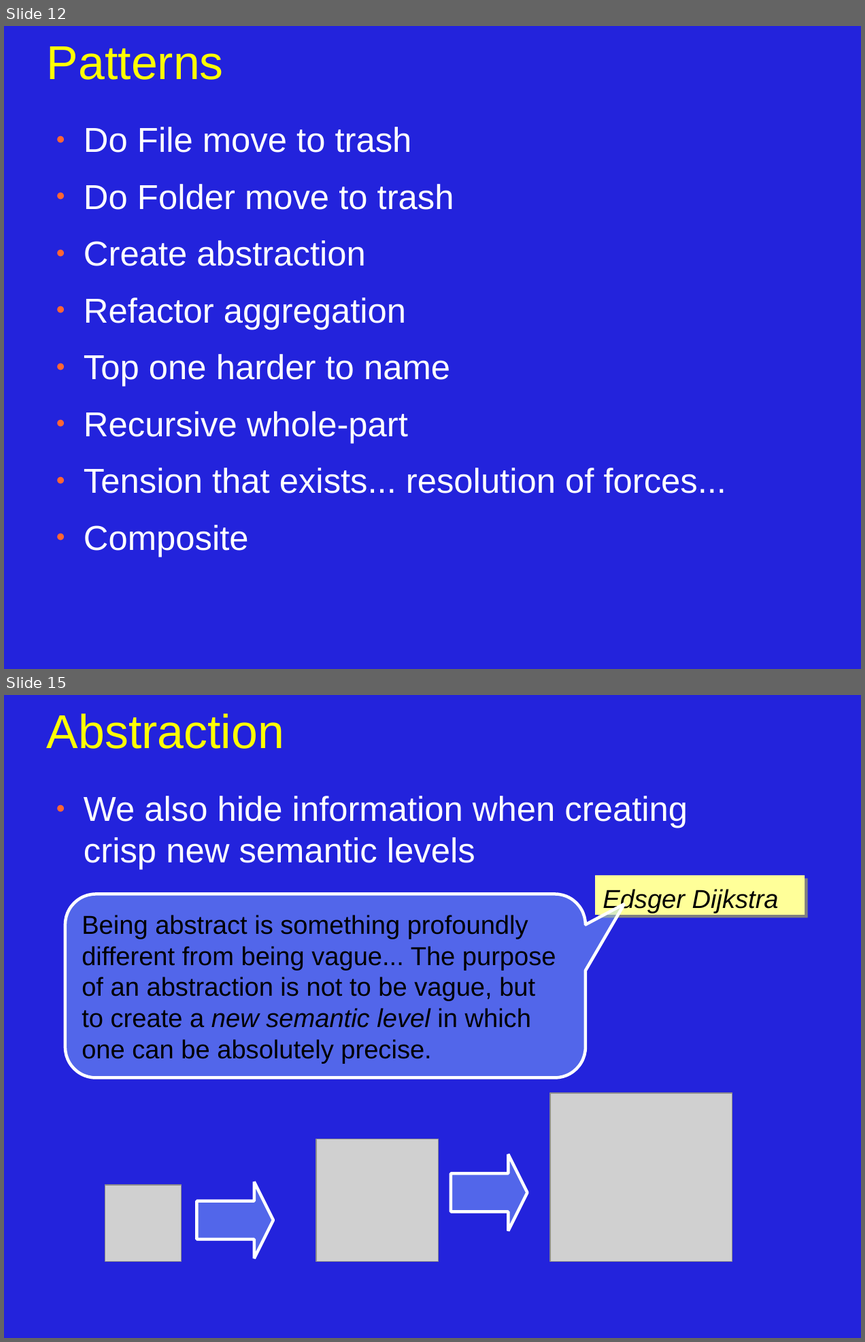
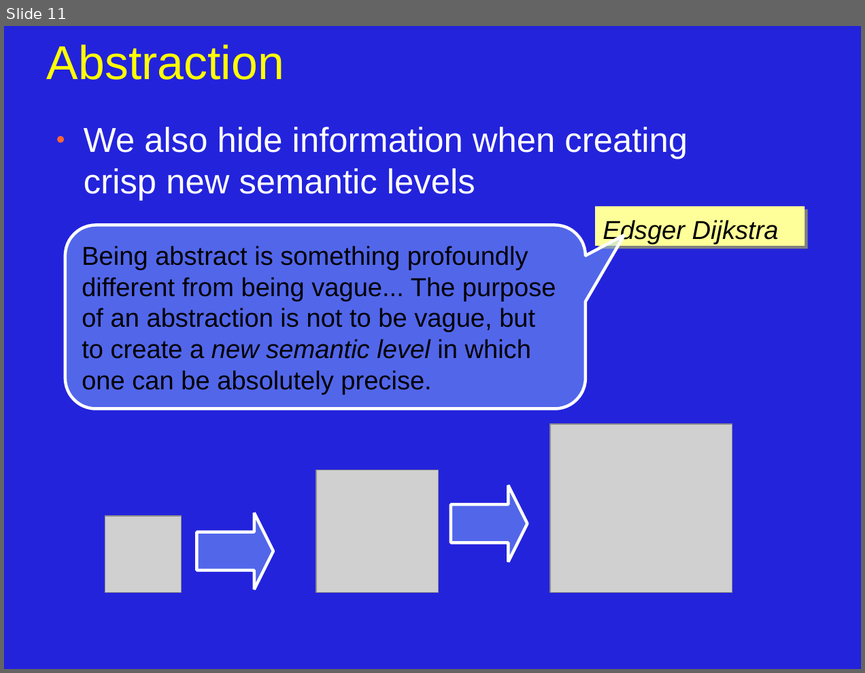
Before and after one commit to JonJagger/two-day-courses, a slide deck: cppf/08_Object_Oriented_Programming.odp. Shown one above the other, each under a label of ours: slides 12 and 15 before the commit, slide 11 after it; the slides between them are not shown. The pictures are 865x1342 and 865x673 pixels, drawn with LibreOffice and Linux fonts; fonts in the diff are those of the drawing; grey boxes stand for pictures. Boxes give left, top, right and bottom in pixels: in the first picture for what was removed or moved away, otherwise in the second. Text is boxed around its words. In the diff, an @@ line names an element or a change of style, - is before the commit and + after.

Commit message:
added pattern slides

```diff
--- a/cppf/08_Object_Oriented_Programming.odp
+++ b/cppf/08_Object_Oriented_Programming.odp
@@ slide 12 removed at <box>4,26,861,669</box>, background #2323DC @@
@@ title removed at <box>47,46,224,80</box> @@
-Patterns
@@ text removed at <box>84,127,726,556</box> @@
-● Do File move to trash
-● Do Folder move to trash
-● Create abstraction
-● Refactor aggregation
-● Top one harder to name
-● Recursive whole-part
-● Tension that exists... resolution of forces...
-● Composite
@@ what was slide 15 is now slide 11 @@
```
Also in this commit, not shown: 3 slides changed, 4 slides added.
